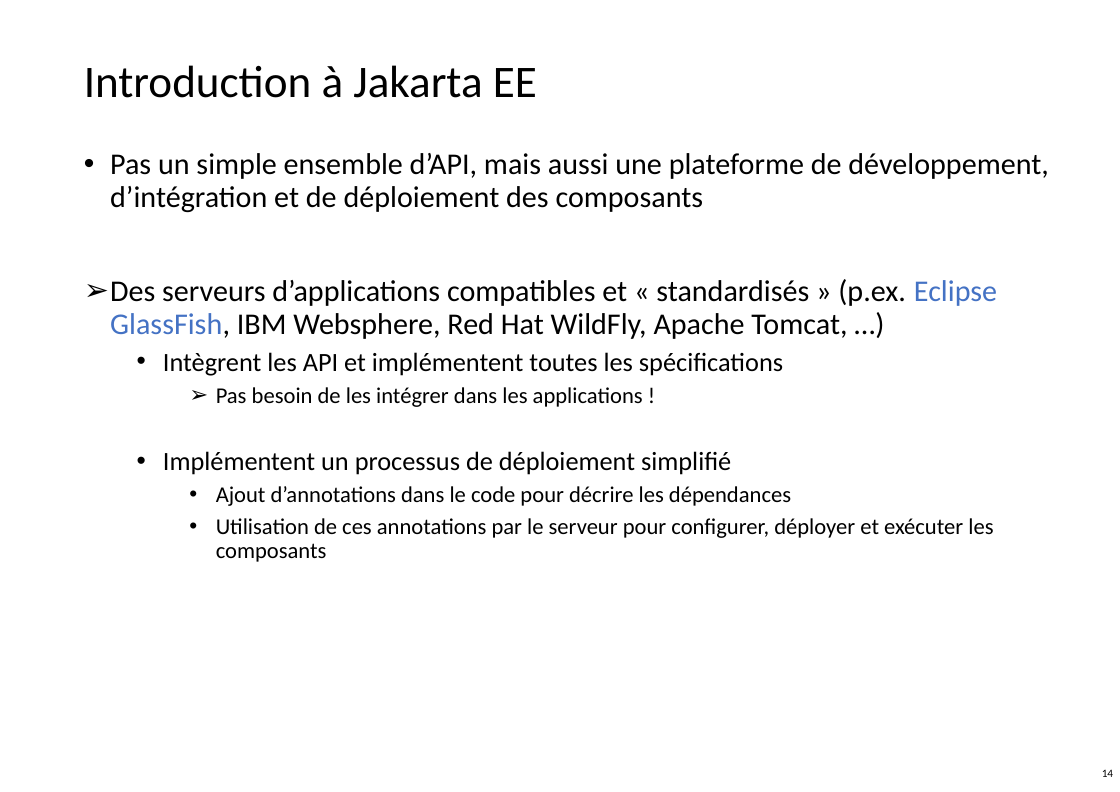
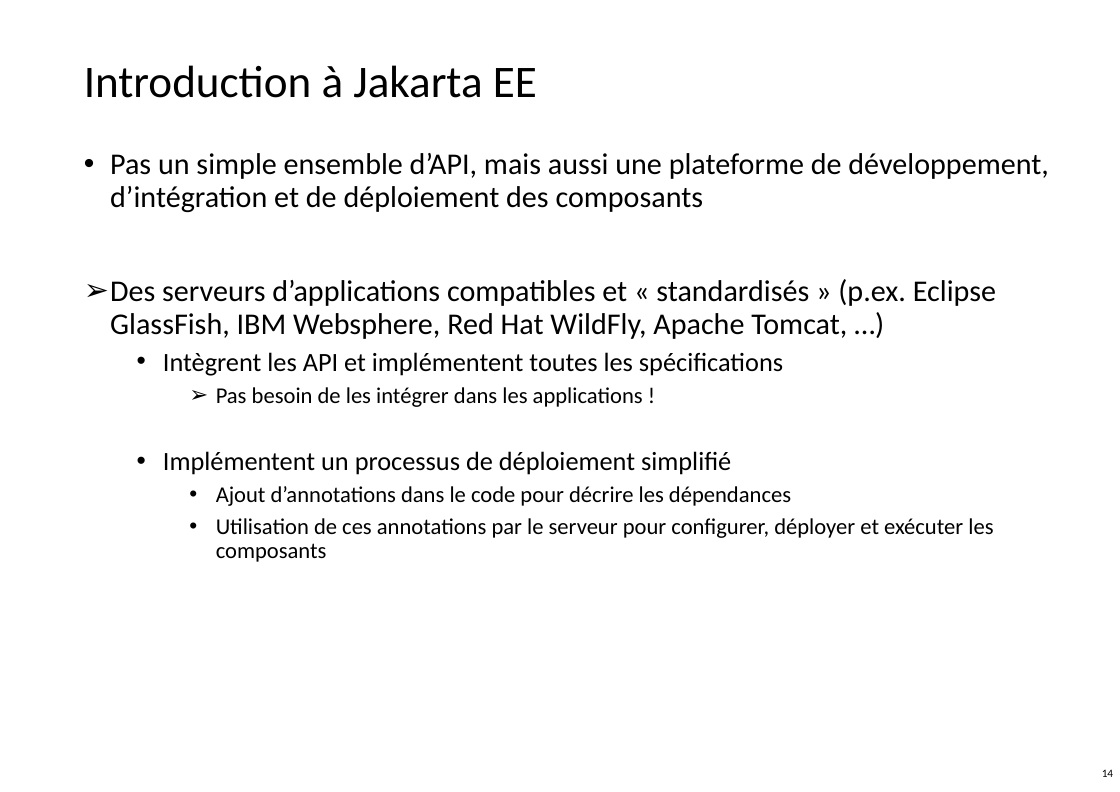
Before and after one commit to flouvat/R4.01-Architecture-logicielle-Pages, a slide deck: slide 14 of docs/CM/R4.01_Architecture_Logicielle-Chapitre3.pptx. Drawn at 1120x792 pixels with LibreOffice and Linux fonts; fonts in the diff are those of the drawing; background and template pictures are left out. Boxes give left, top, right and bottom in pixels: in the first picture for what was removed or moved away, otherwise in the second. Text is boxed around its words. In the diff, an @@ line names an element or a change of style, - is before the commit and + after.

```diff
--- a/docs/CM/R4.01_Architecture_Logicielle-Chapitre3.pptx
+++ b/docs/CM/R4.01_Architecture_Logicielle-Chapitre3.pptx
@@ text at bbox=[110, 279, 996, 339]: text colour #4472C4 to #000000 in "Eclipse GlassFish," @@
```
Also in this commit, not shown: 3 other slides changed, 1 other file.
